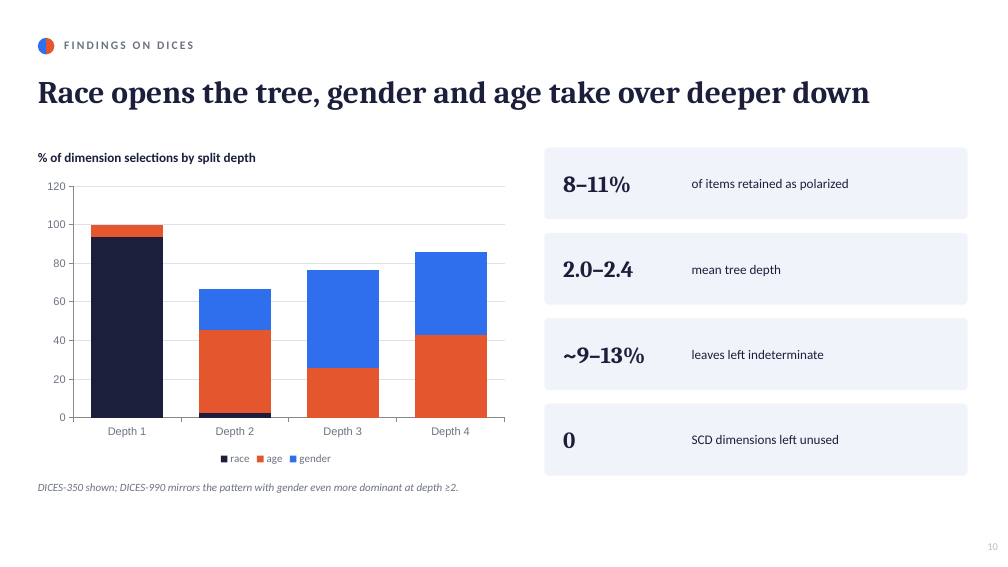
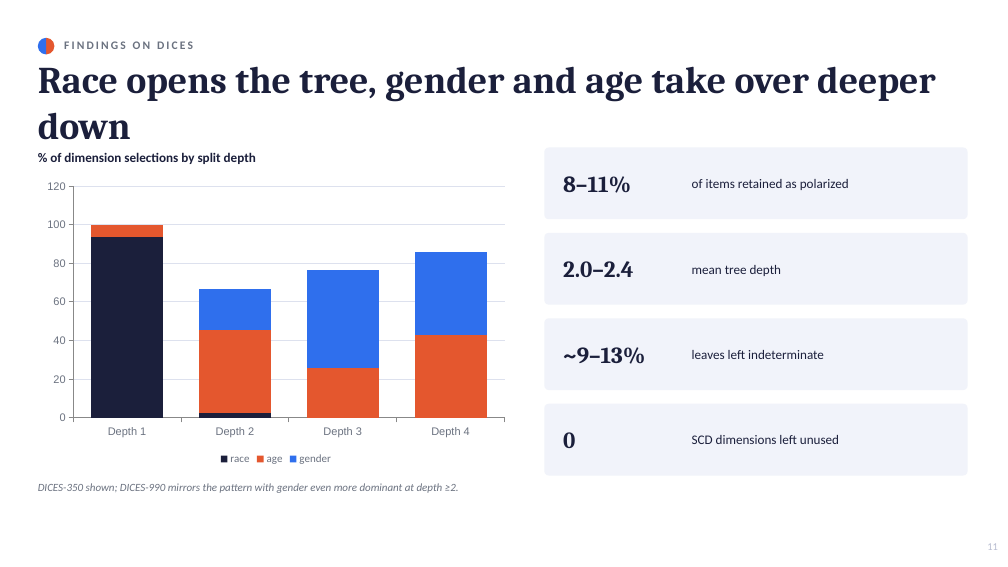
Before and after one commit to Swkratis210204/polartox, a slide deck: slide 11 of polarized_trees/Polarized_Trees_Presentation.pptx. Drawn at 1008x567 pixels with LibreOffice and Linux fonts; fonts in the diff are those of the drawing. Boxes give left, top, right and bottom in pixels: in the first picture for what was removed or moved away, otherwise in the second. Text is boxed around its words. In the diff, an @@ line names an element or a change of style, - is before the commit and + after.

```diff
--- a/polarized_trees/Polarized_Trees_Presentation.pptx
+++ b/polarized_trees/Polarized_Trees_Presentation.pptx
@@ text "Race opens the tree, gender ...": place and size @@
-text "Race opens the tree, gender ..." at [38, 81, 870, 110]
+text "Race opens the tree, gender ..." at [38, 66, 936, 140]
@@ text "Race opens the tree, gender ..." at [38, 66, 936, 140]: size 30 to 36 pt @@
@@ text at [987, 543, 998, 550]: text changed @@
-10
+11
```
Also in this commit, not shown: 9 other slides changed, 3 slides added, 2 slides removed, 1 other file.
